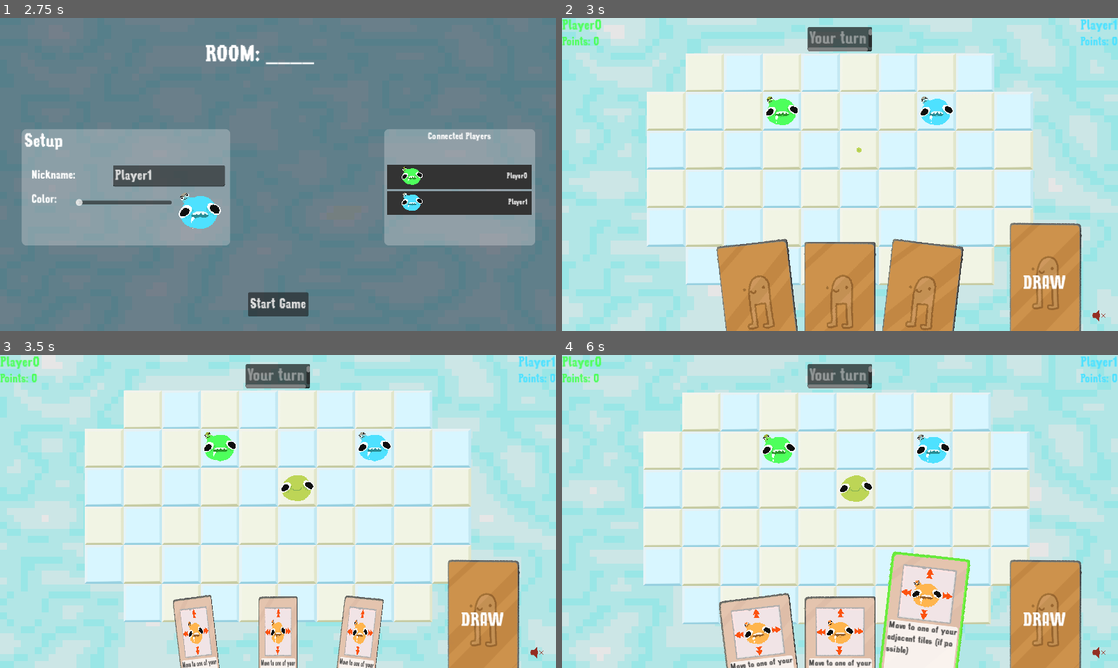
Above: before the commit, frames 1-4 (two rows, left to right).
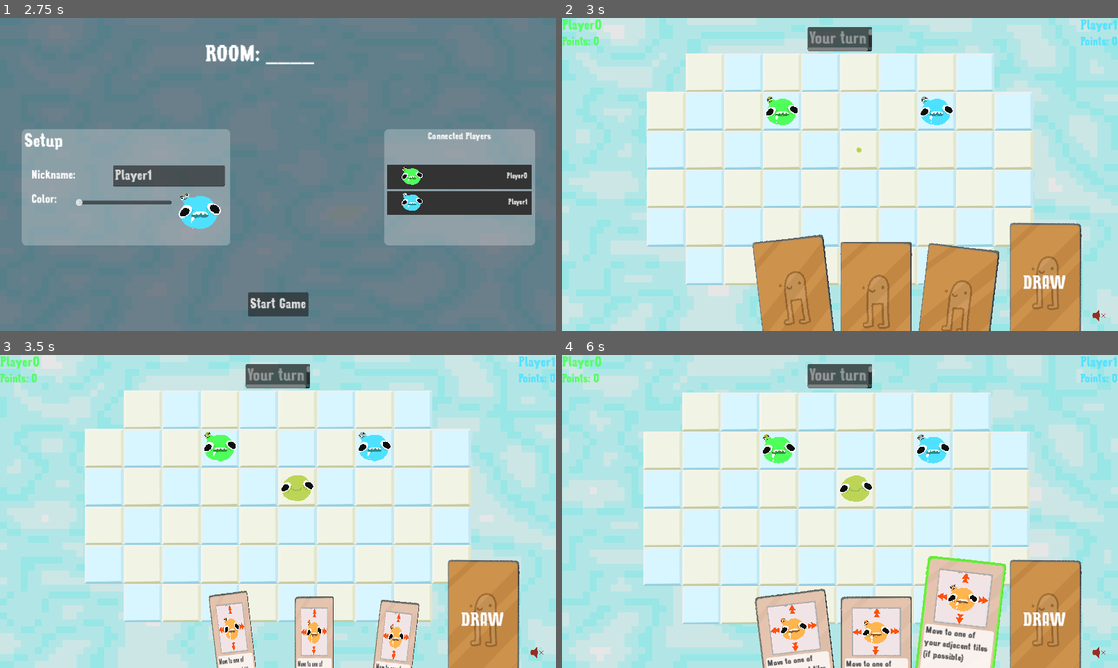
Above: after the commit, the same moments.

Repository: patator62180/GDWL_67
Game: Godot game, scene res://scenes/main/main.tscn
Same seed, same stepped clock (60 frames per second), same inputs: the game is played once before the commit and once after it.
Inputs (mouse positions are in pixels of both pictures, inside the frame that each line leads up to):
- Up to frame 1 (2.75 s): click "[FAKE] Start as player (local)" at 0.5 s; click (322, 274) at 1.27 s; type "12" at 1.35 s; click "PLAY LOCAL" at 2 s
- Up to frame 2 (3 s): click "Start Game" at 2.75 s
- Up to frame 3 (3.5 s): no input
- Up to frame 4 (6 s): tap Enter (ui_accept) at 3.5 s; drag from (840, 511) to (784, 448) at 3.52 s; drag from (762, 655) to (784, 455) at 4.27 s; move the mouse to (840, 655) at 5.02 s; hold Right (right) 5.03-5.75 s; click (840, 655) at 5.17 s; drag from (917, 655) to (934, 448) at 5.77 s

Frame 1 is identical in both runs. In frame 2, 7.7% of the frame differs, in the area x 27-79%, y 69-100%; in frame 3, 8.7%; in frame 4, 10%, in the area x 28-80%, y 62-100%.

Commit message:
correction faute

Diff:
--- a/scenes/cards/card.tscn
+++ b/scenes/cards/card.tscn
@@ -17,6 +17,10 @@
 shader_parameter/add_margins = true
 
 [sub_resource type="StyleBoxFlat" id="StyleBoxFlat_662w6"]
+content_margin_left = 2.0
+content_margin_top = 2.0
+content_margin_right = 2.0
+content_margin_bottom = 2.0
 bg_color = Color(1, 1, 1, 1)
 corner_radius_top_left = 5
 corner_radius_top_right = 5
@@ -172,9 +176,8 @@
 anchor_top = 0.5
 anchor_right = 0.5
 anchor_bottom = 0.5
-offset_left = -75.0
 offset_top = -125.002
-offset_right = 75.0
+offset_right = 150.0
 offset_bottom = 124.999
 grow_horizontal = 2
 grow_vertical = 2
@@ -231,8 +234,7 @@
 theme = ExtResource("5_6aixt")
 theme_override_colors/font_color = Color(0.0823529, 0.0823529, 0.0823529, 1)
 theme_override_font_sizes/font_size = 18
-text = "dasdssss sadasdasd   dasd  dsa  s "
-autowrap_mode = 1
+autowrap_mode = 3
 clip_text = true
 
 [node name="CardBack" type="TextureRect" parent="Background"]
--- a/scenes/cards/resources/hammer_card.tres
+++ b/scenes/cards/resources/hammer_card.tres
@@ -8,4 +8,4 @@
 icon = ExtResource("1_53u8c")
 type = "Hammer"
 weight = 10
-description = "Destroy one or mulriple walls"
+description = "Destroy one or multiple walls"
